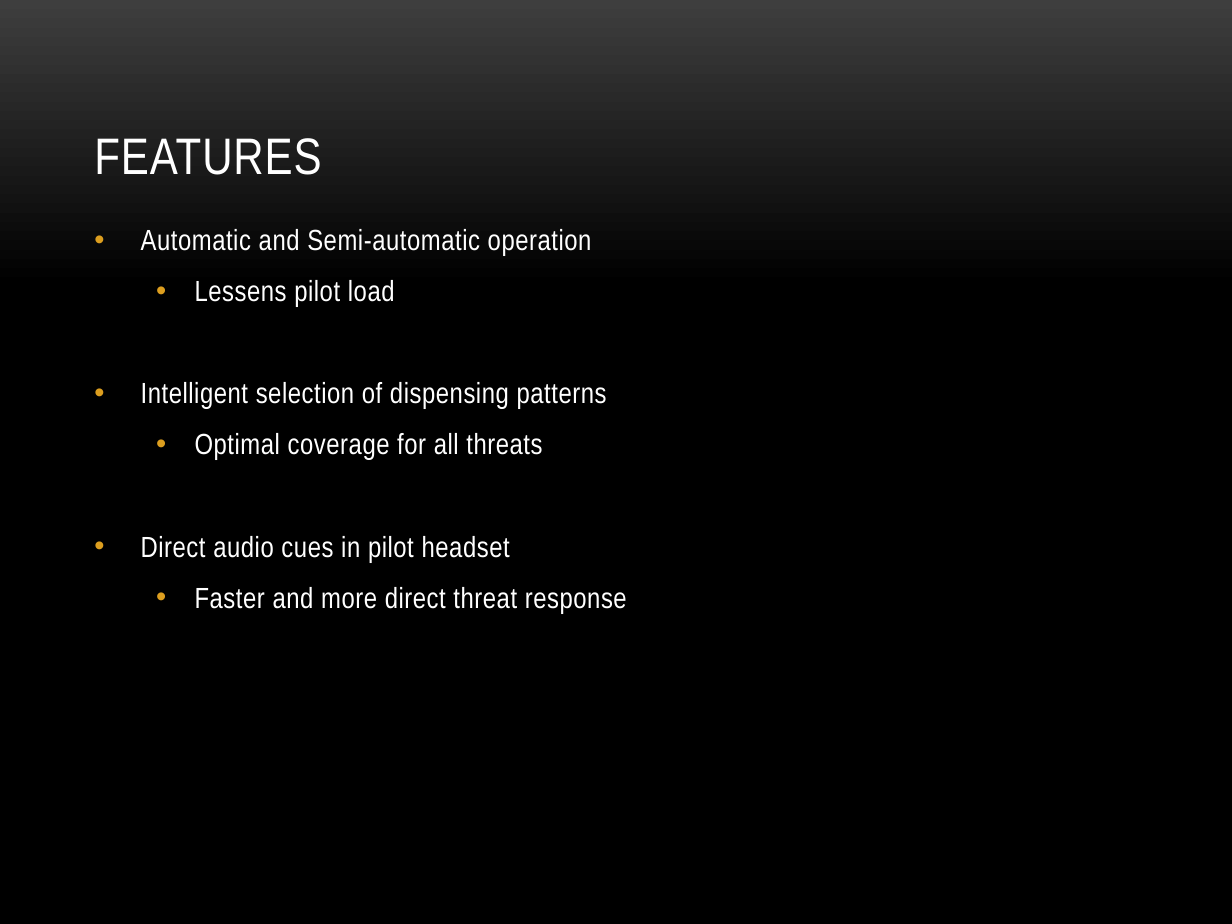
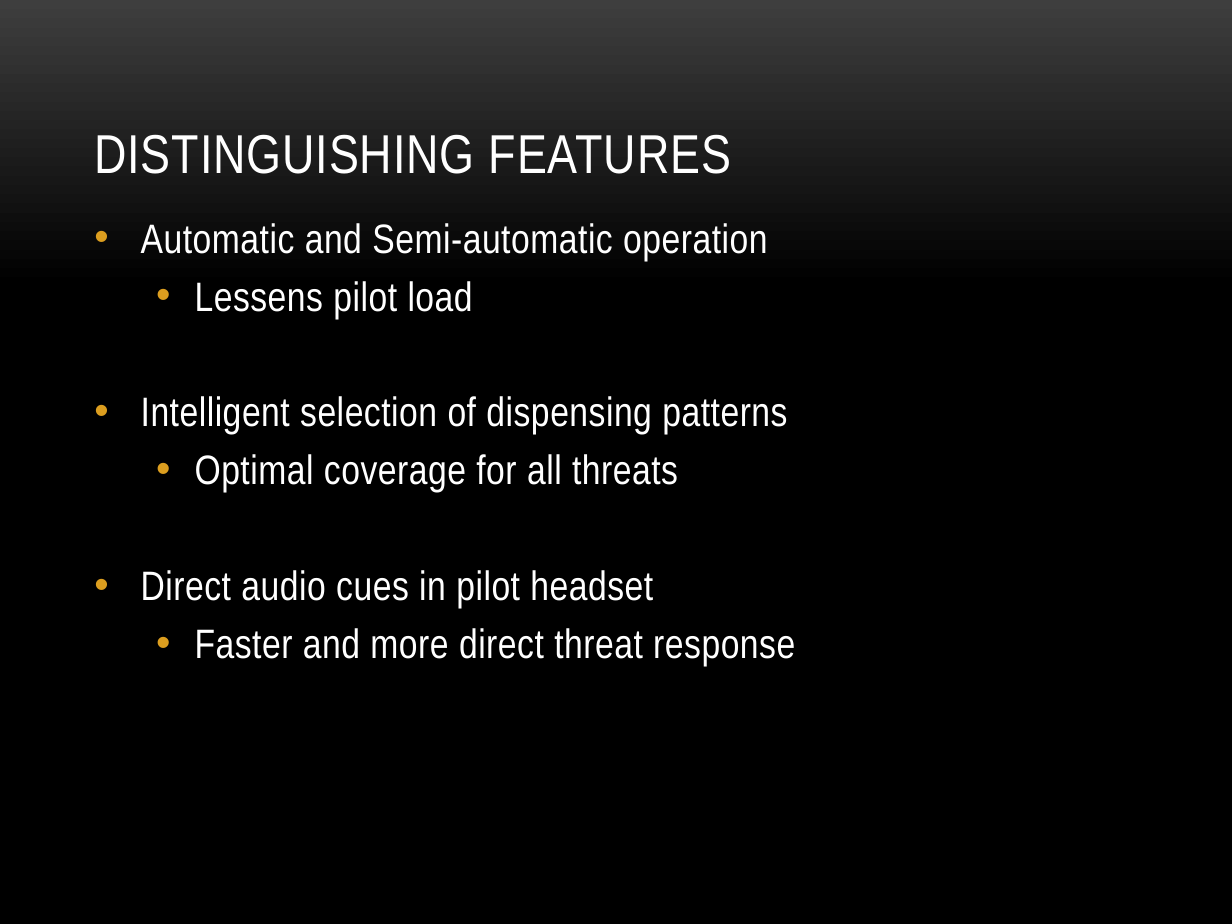
Before and after one commit to TISYE-GroupC/TermaCase, a slide deck: slide 4 of Document/SPS_Presentation.pptx. Drawn at 1232x924 pixels with LibreOffice and Linux fonts; fonts in the diff are those of the drawing; background and template pictures are left out. Boxes give left, top, right and bottom in pixels: in the first picture for what was removed or moved away, otherwise in the second. Text is boxed around its words. In the diff, an @@ line names an element or a change of style, - is before the commit and + after.

```diff
--- a/Document/SPS_Presentation.pptx
+++ b/Document/SPS_Presentation.pptx
@@ title at bbox=[94, 134, 731, 174]: text changed; size 30 to 32 pt @@
-FEATURES
+DISTINGUISHING FEATURES
@@ text "Automatic and Semi-automatic operation" at bbox=[141, 223, 795, 666]: size 17 to 24 pt; line spacing 1 to 0.8; more space between paragraphs @@
```
Also in this commit, not shown: 3 other slides changed, 1 slide added.
